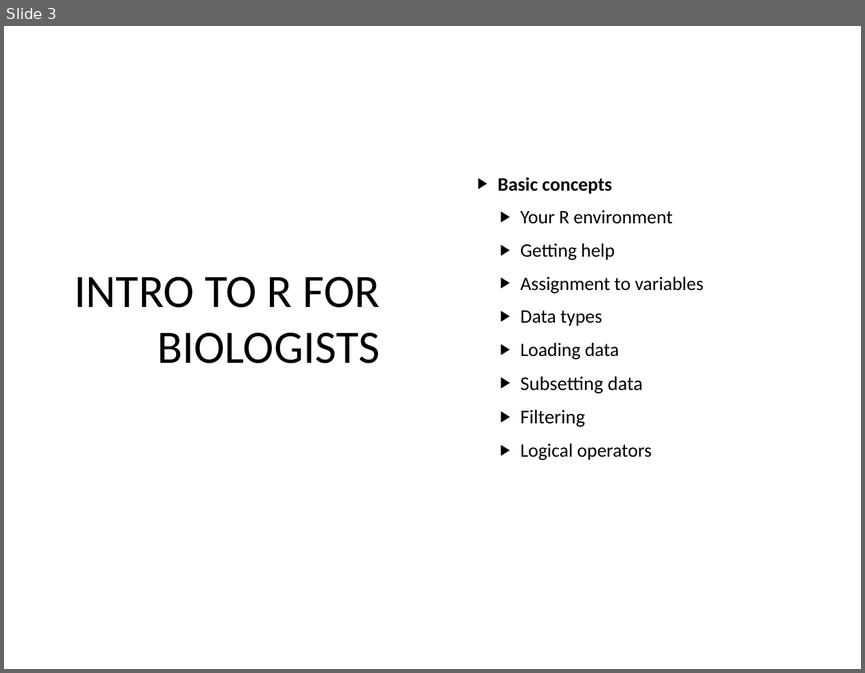
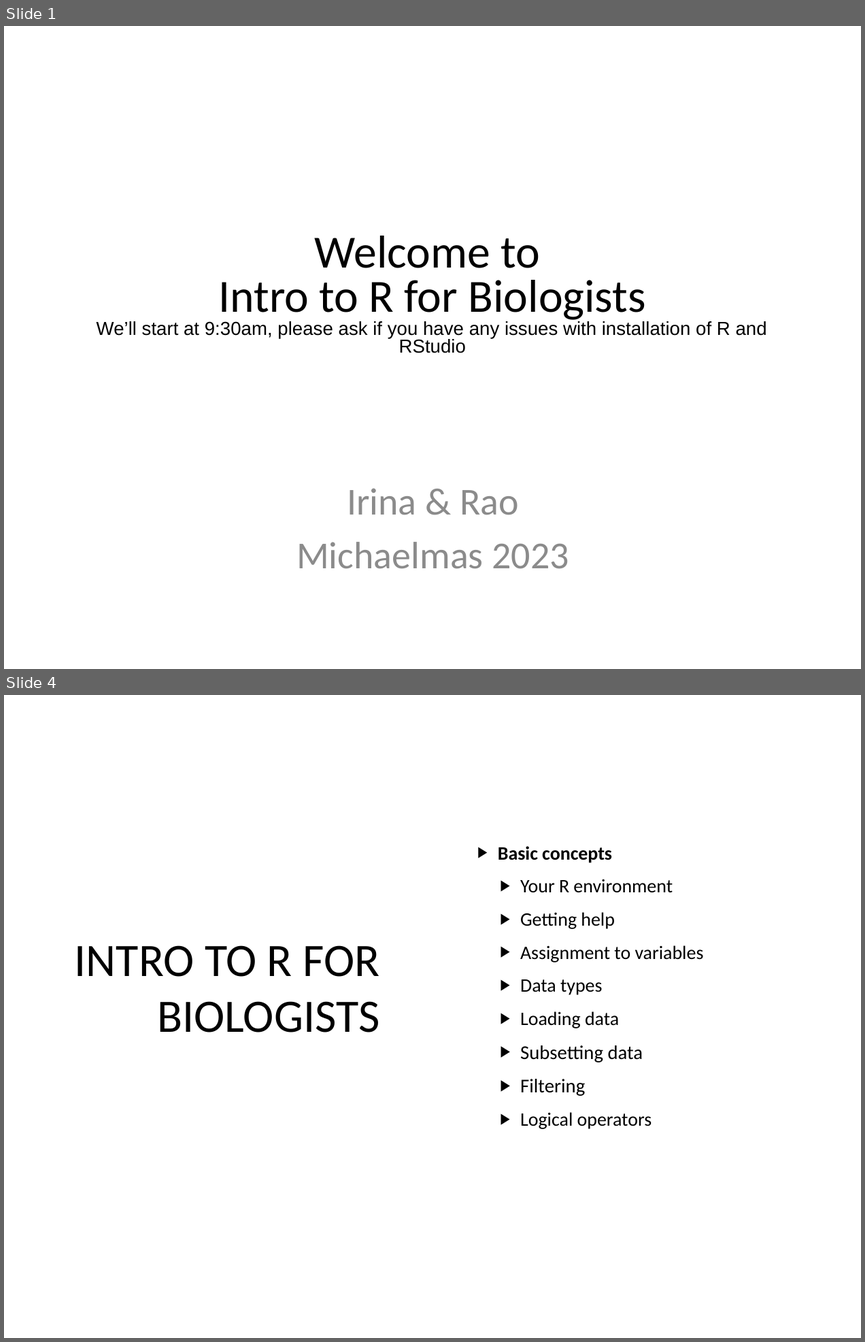
Before and after one commit to sraorao/MSD_R_course_MT2023, a slide deck: powerpoint/Session1.pptx. Shown one above the other, each under a label of ours: slide 3 before the commit, slides 1 and 4 after it; the slides between them are not shown. The pictures are 865x673 and 865x1342 pixels, drawn with LibreOffice and Linux fonts; fonts in the diff are those of the drawing. Boxes give left, top, right and bottom in pixels: in the first picture for what was removed or moved away, otherwise in the second. Text is boxed around its words. In the diff, an @@ line names an element or a change of style, - is before the commit and + after.

Commit message:
add welcome slide

```diff
--- a/powerpoint/Session1.pptx
+++ b/powerpoint/Session1.pptx
@@ slide 1 added at (4, 26, 861, 669), background #FFFFFF @@
@@ text added at (96, 235, 767, 353), 15.8 pt, text #000000 @@
+Welcome to
+Intro to R for Biologists
+We’ll start at 9:30am, please ask if you have any issues with installation of R and RStudio
@@ text added at (296, 488, 570, 569), 32 pt, text #8B8B8B @@
+Irina & Rao
+Michaelmas 2023
@@ what was slide 3 is now slide 4 @@
```
Also in this commit, not shown: 2 slides changed, 1 other file.
